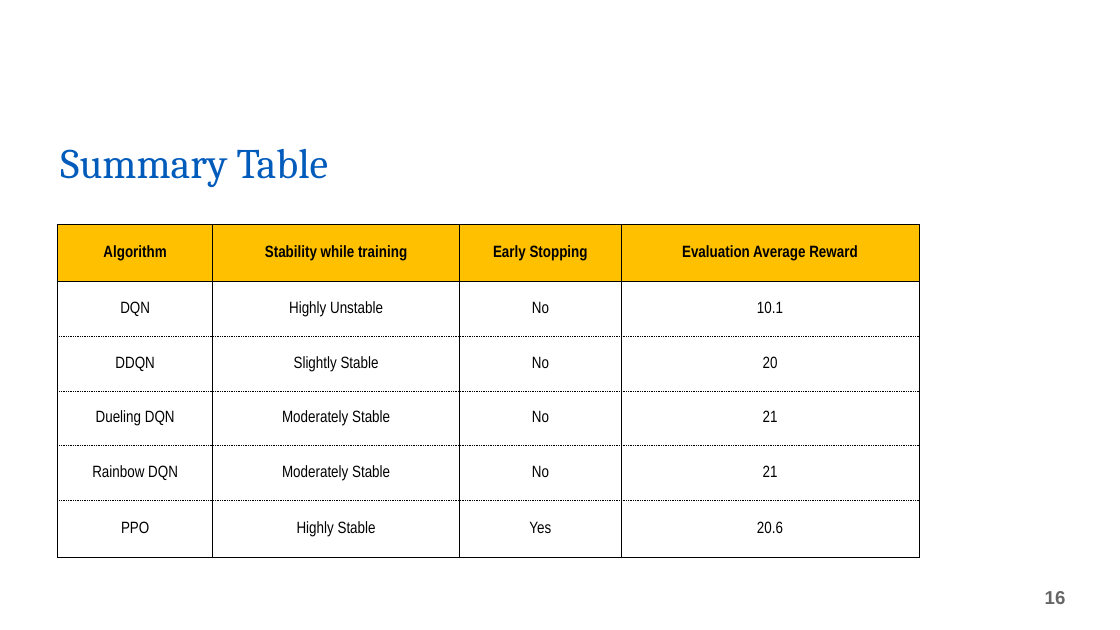
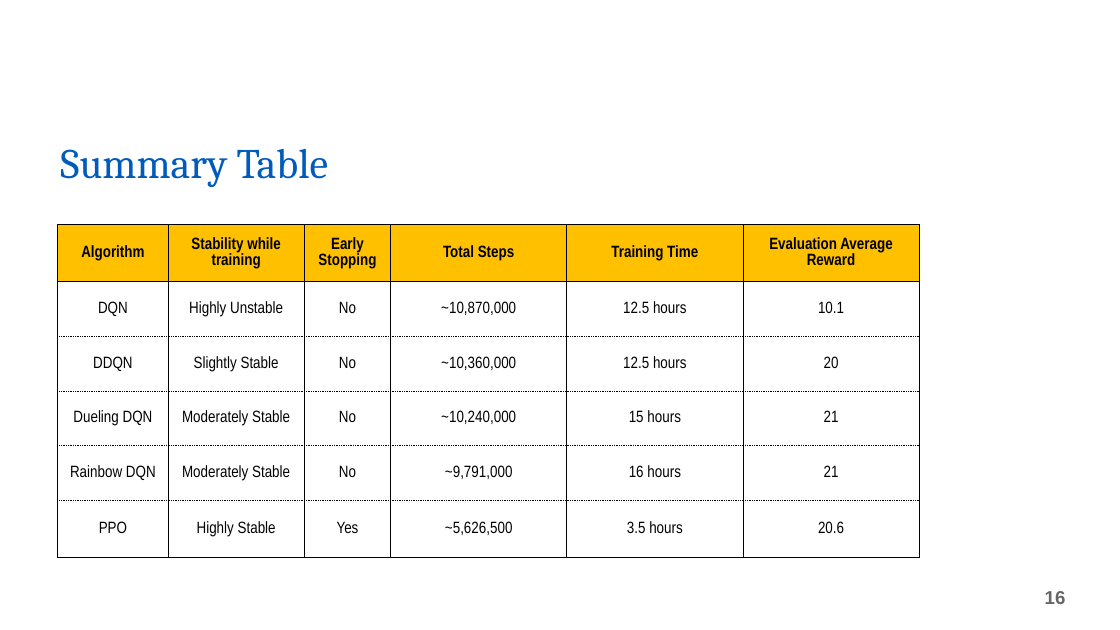
Before and after one commit to vivek-viswam-rv/rl-experiments, a slide deck: slide 16 of Final Project Presentation.pptx. Drawn at 1120x630 pixels with LibreOffice and Linux fonts; fonts in the diff are those of the drawing; background and template pictures are left out. Boxes give left, top, right and bottom in pixels: in the first picture for what was removed or moved away, otherwise in the second. Text is boxed around its words. In the diff, an @@ line names an element or a change of style, - is before the commit and + after.

```diff
--- a/Final Project Presentation.pptx
+++ b/Final Project Presentation.pptx
@@ table at bbox=[58, 224, 920, 557] @@
+column 4: Total Steps | ~10,870,000 | ~10,360,000 | ~10,240,000 | ~9,791,000 | ~5,626,500
+column 5: Training Time | 12.5 hours | 12.5 hours | 15 hours | 16 hours | 3.5 hours
```
Also in this commit, not shown: 1 other slide changed, 1 slide added.
